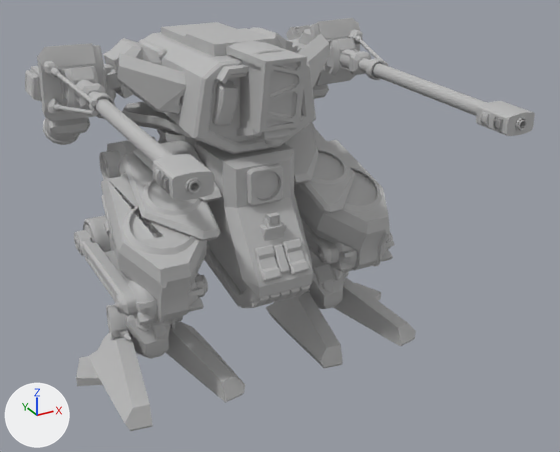
The Blender file VR Projects/Assets/Ideas/Mech/Model/MechBlender.blend: old version first, new version second.
One viewpoint serves both versions: a 50 mm lens placed at (-0.683, -1.438, 0.976), pointed at (0.036, -0.131, 0.323). The axes (+X, +Y, +Z) are drawn at lower left. The lights are the same throughout.

The first picture shows 'Legs.004', 'Legs.019', 'Legs.022', 'Legs.039', 'Legs.046', 'MechBody', 'MechUpper'.
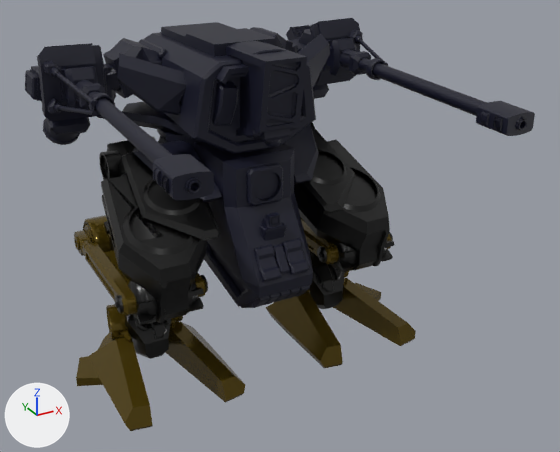
Location of each change, [x1, y1, x2, y2] in pixels of the pictures (560 x 452 px):
'MechUpper', recoloured (grey to black)
    both: [25, 18, 535, 200]
'Legs.039', recoloured (grey to black)
    both: [101, 125, 394, 325]
'MechBody', recoloured (grey to black)
    both: [133, 124, 319, 308]
'Legs.004', recoloured (grey to brown)
    both: [76, 271, 416, 431]
'Legs.019', recoloured (grey to brown)
    both: [74, 215, 392, 316]
'Legs.022', recoloured (grey to black)
    both: [104, 221, 345, 359]
'Legs.046', recoloured (grey to black)
    both: [99, 123, 315, 180]

Edits to the bpy script that builds the scene:
```text
Add mat_black:
    mat_black = principled_material('Black')
    mat_black.base_color = (0.0, 0.0, 0.0)  # black #000000
    mat_black.roughness = 0.332
Add mat_gold:
    mat_gold = principled_material('Gold')
    mat_gold.base_color = (0.115, 0.0762, 0.0078)  # brown #5f4e16
    mat_gold.metallic = 0.497
    mat_gold.roughness = 0.142
    mat_gold.specular_ior_level = 0.33
Add mat_blue:
    mat_blue = principled_material('Blue')
    mat_blue.base_color = (0.00506, 0.00578, 0.02)  # black #101127
Change me_mesh_218:
    where me_mesh_218.from_pydata(...)  # 671 vertices, 611 faces; spans x -20.5..20.5, y 14.3..47.2, z -22.0..23.6
    remove me_mesh_218.materials.append(mat_mechagain_initialshadinggroup1)  # grey #bcbcbc
    add me_mesh_218.materials.append(mat_blue)  # black #101127
Change me_mesh_257:
    where me_mesh_257.from_pydata(...)  # 4274 vertices, 3504 faces; spans x -36.5..37.4, y 42.8..67.1, z -27.8..50.1
    remove me_mesh_257.materials.append(mat_mechagain_initialshadinggroup1)  # grey #bcbcbc
    add me_mesh_257.materials.append(mat_blue)  # black #101127
Change me_mesh_371:
    where me_mesh_371.from_pydata(...)  # 464 vertices, 466 faces; spans x -38.2..38.2, y -0.1..13.1, z -5.8..23.5
    remove me_mesh_371.materials.append(mat_mechagain_initialshadinggroup1)  # grey #bcbcbc
    add me_mesh_371.materials.append(mat_gold)  # brown #5f4e16
Change me_mesh_386:
    where me_mesh_386.from_pydata(...)  # 896 vertices, 818 faces; spans x -31.0..31.0, y 18.2..28.1, z -21.0..16.5
    remove me_mesh_386.materials.append(mat_mechagain_initialshadinggroup1)  # grey #bcbcbc
    add me_mesh_386.materials.append(mat_gold)  # brown #5f4e16
Change me_mesh_389:
    where me_mesh_389.from_pydata(...)  # 486 vertices, 408 faces; spans x -26.6..26.6, y -0.1..28.7, z -15.1..7.0
    remove me_mesh_389.materials.append(mat_mechagain_initialshadinggroup1)  # grey #bcbcbc
    add me_mesh_389.materials.append(mat_black)  # black #000000
Change me_mesh_424:
    where me_mesh_424.from_pydata(...)  # 1140 vertices, 1030 faces; spans x -31.5..31.5, y 17.6..46.0, z -15.3..22.2
    remove me_mesh_424.materials.append(mat_mechagain_initialshadinggroup1)  # grey #bcbcbc
    add me_mesh_424.materials.append(mat_black)  # black #000000
Change me_mesh_428:
    where me_mesh_428.from_pydata(...)  # 122 vertices, 132 faces; spans x -24.6..24.6, y 37.8..44.4, z -13.2..-6.6
    remove me_mesh_428.materials.append(mat_mechagain_initialshadinggroup1)  # grey #bcbcbc
    add me_mesh_428.materials.append(mat_black)  # black #000000
```
